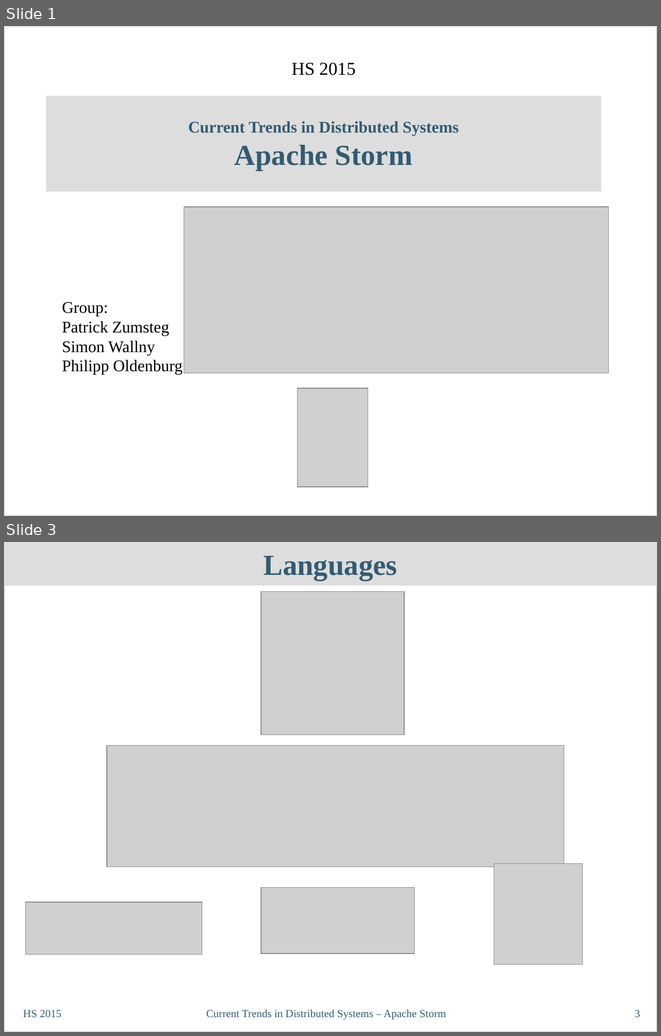
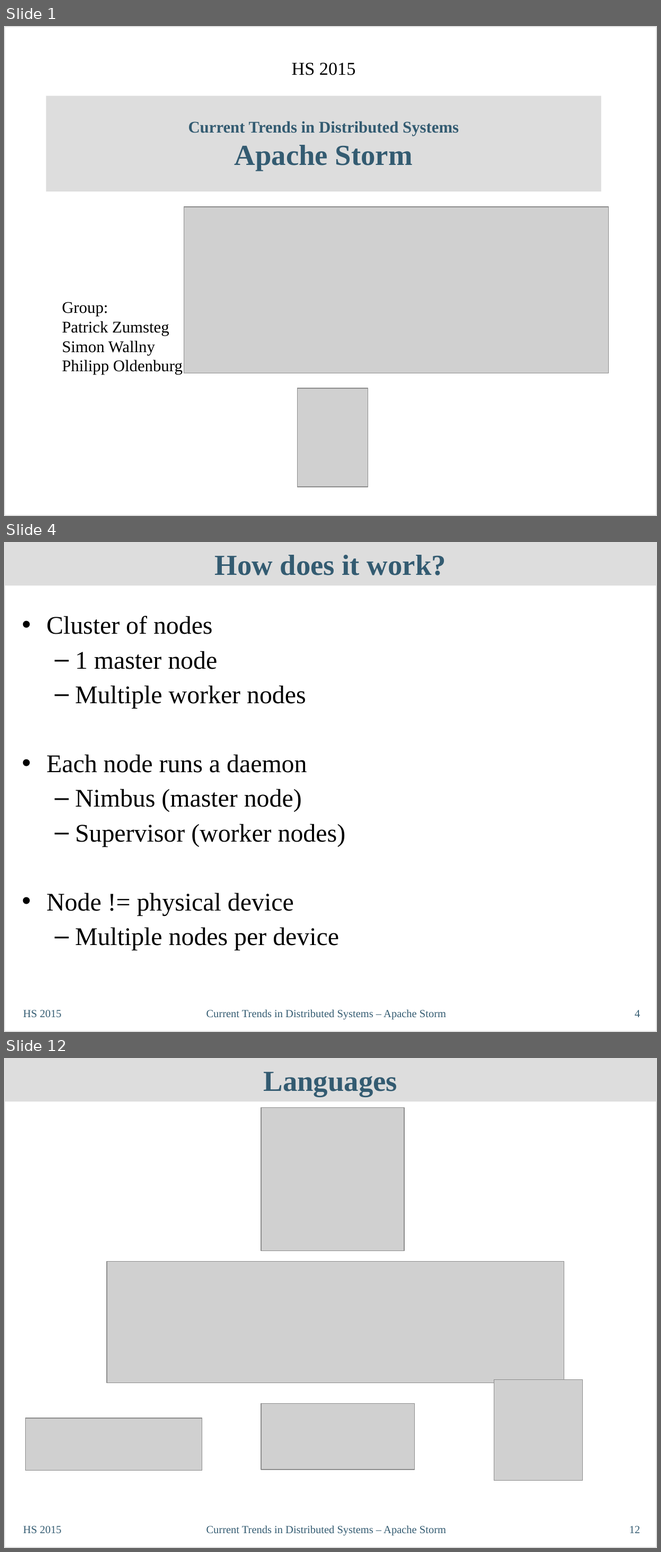
Before and after one commit to philipp-oldenburg/ctds-storm, a slide deck: Storm-Referat/CT-Präsentation - Final.odp. Shown one above the other, each under a label of ours: slides 1 and 3 before the commit, slides 1, 4 and 12 after it; the slides between them are not shown. The pictures are 661x1036 and 661x1552 pixels, drawn with LibreOffice and Linux fonts; fonts in the diff are those of the drawing; grey boxes stand for pictures. Boxes give left, top, right and bottom in pixels: in the first picture for what was removed or moved away, otherwise in the second. Text is boxed around its words. In the diff, an @@ line names an element or a change of style, - is before the commit and + after.

```diff
--- a/Storm-Referat/CT-Präsentation - Final.odp
+++ b/Storm-Referat/CT-Präsentation - Final.odp
@@ slide 4 added at (4, 542, 657, 1032), background #FFFFFF; not listed: 1 template element that a slide beside it also shows @@
@@ title added at (4, 542, 657, 586), fill #DDDDDD, 32 pt, text #335B71, bold @@
+How does it work?
@@ text added at (46, 616, 346, 950), 28 pt, text #000000 @@
+• Cluster of nodes
+  – 1 master node
+  – Multiple worker nodes
+• Each node runs a daemon
+  – Nimbus (master node)
+  – Supervisor (worker nodes)
+• Node != physical device
+  – Multiple nodes per device
@@ text added at (23, 1009, 62, 1017), 12 pt, text #335B71 @@
+HS 2015
@@ text added at (206, 1009, 446, 1020), 12 pt, text #335B71 @@
+Current Trends in Distributed Systems – Apache Storm
@@ page number added at (635, 1009, 640, 1017), 12 pt, text #335B71 @@
+4
@@ what was slide 3 is now slide 12 @@
@@ page number at (629, 1525, 640, 1533): text changed @@
-3
+12
```
Also in this commit, not shown: 2 slides changed, 8 other slides added.
